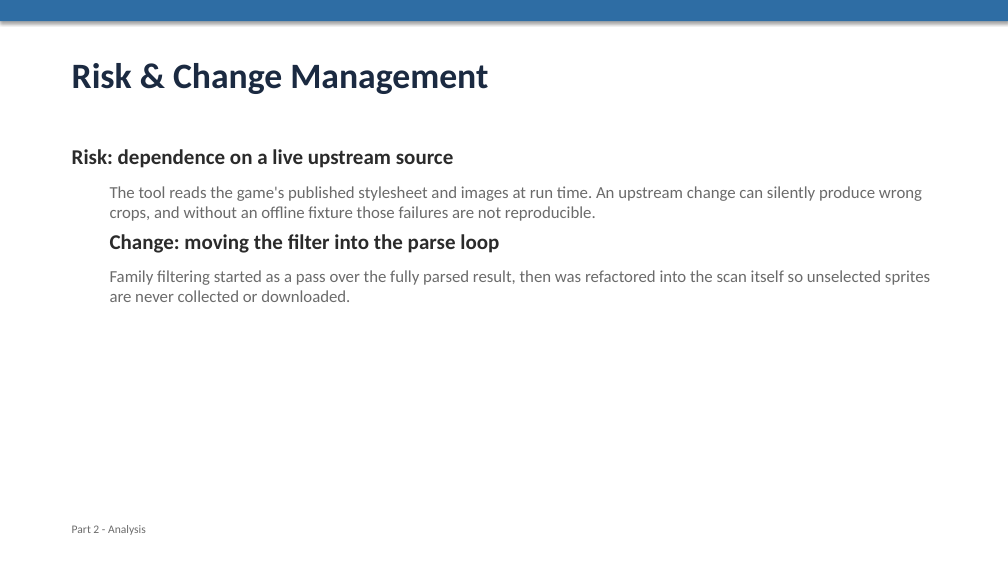
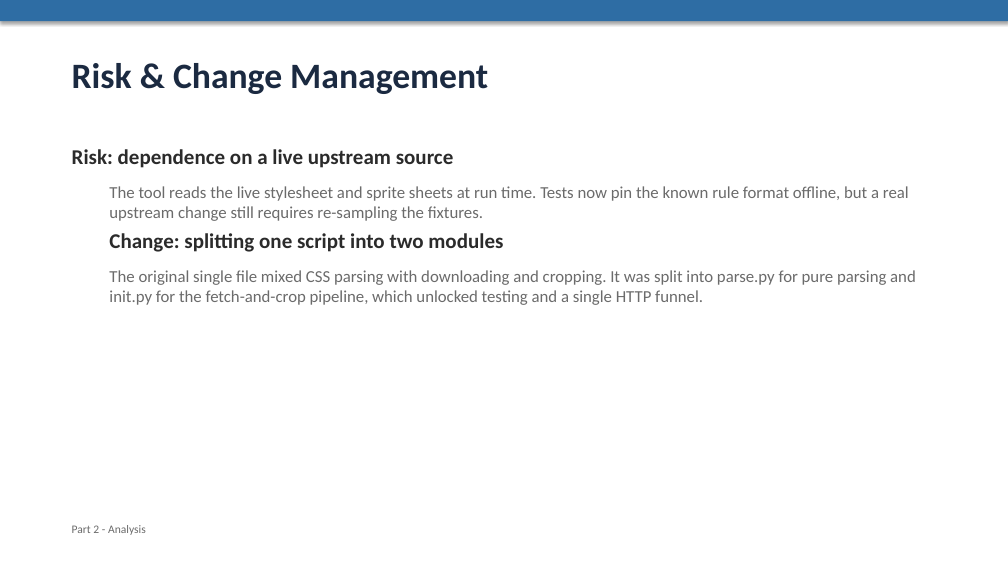
Before and after one commit to insurgent-con/image-fetch, a slide deck: slide 5 of presentation.pptx. Drawn at 1008x567 pixels with LibreOffice and Linux fonts; fonts in the diff are those of the drawing. Boxes give left, top, right and bottom in pixels: in the first picture for what was removed or moved away, otherwise in the second. Text is boxed around its words. In the diff, an @@ line names an element or a change of style, - is before the commit and + after.

```diff
--- a/presentation.pptx
+++ b/presentation.pptx
@@ text at (x1=109, y1=186, x2=916, y2=305): text changed @@
-The tool reads the game's published stylesheet and images at run time. An upstream change can silently produce wrong crops, and without an offline fixture those failures are not reproducible.
-Change: moving the filter into the parse loop
-Family filtering started as a pass over the fully parsed result, then was refactored into the scan itself so unselected sprites are never collected or downloaded.
+The tool reads the live stylesheet and sprite sheets at run time. Tests now pin the known rule format offline, but a real upstream change still requires re-sampling the fixtures.
+Change: splitting one script into two modules
+The original single file mixed CSS parsing with downloading and cropping. It was split into parse.py for pure parsing and init.py for the fetch-and-crop pipeline, which unlocked testing and a single HTTP funnel.
```
Also in this commit, not shown: 3 other slides changed, 2 slides added, 2 slides removed.
